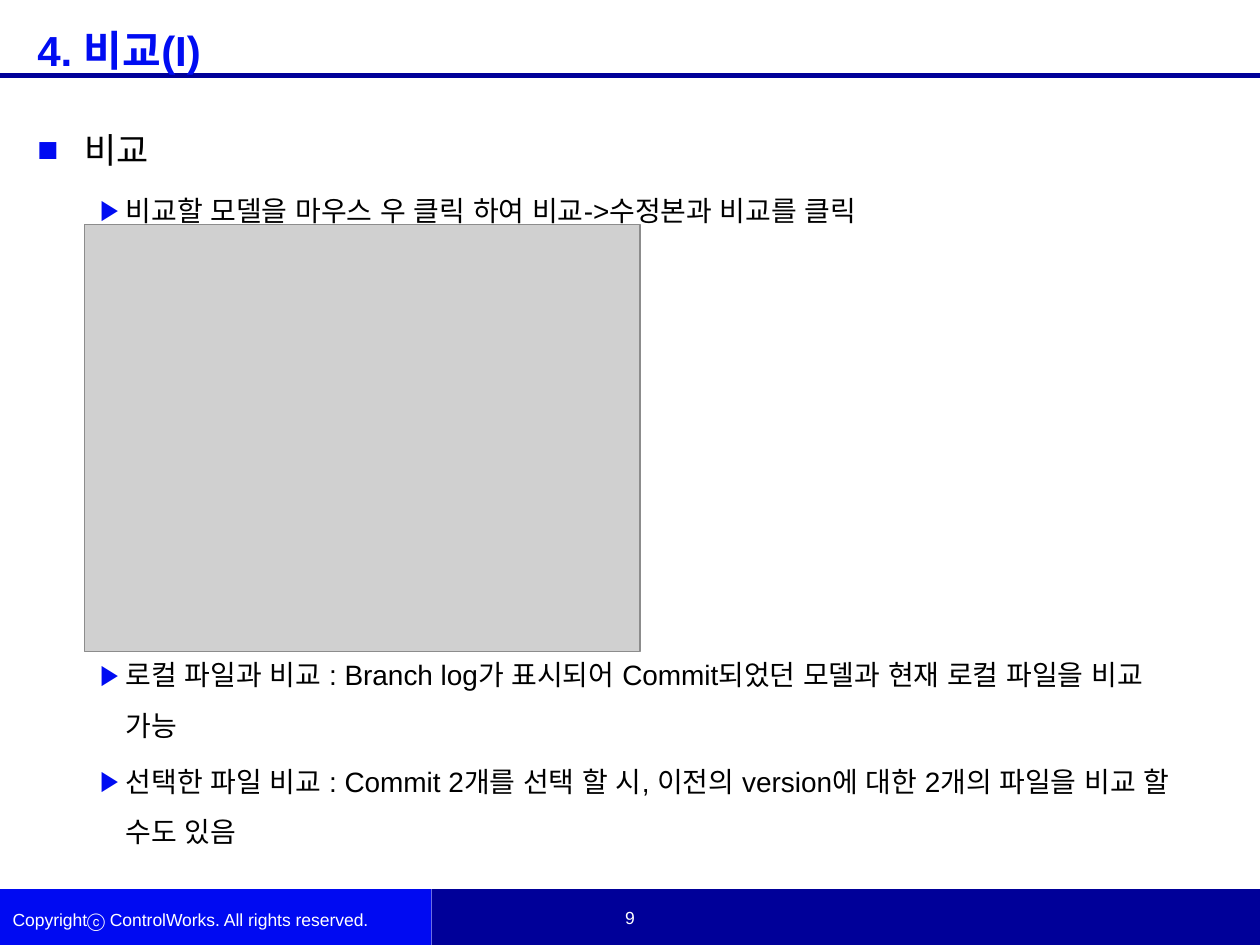
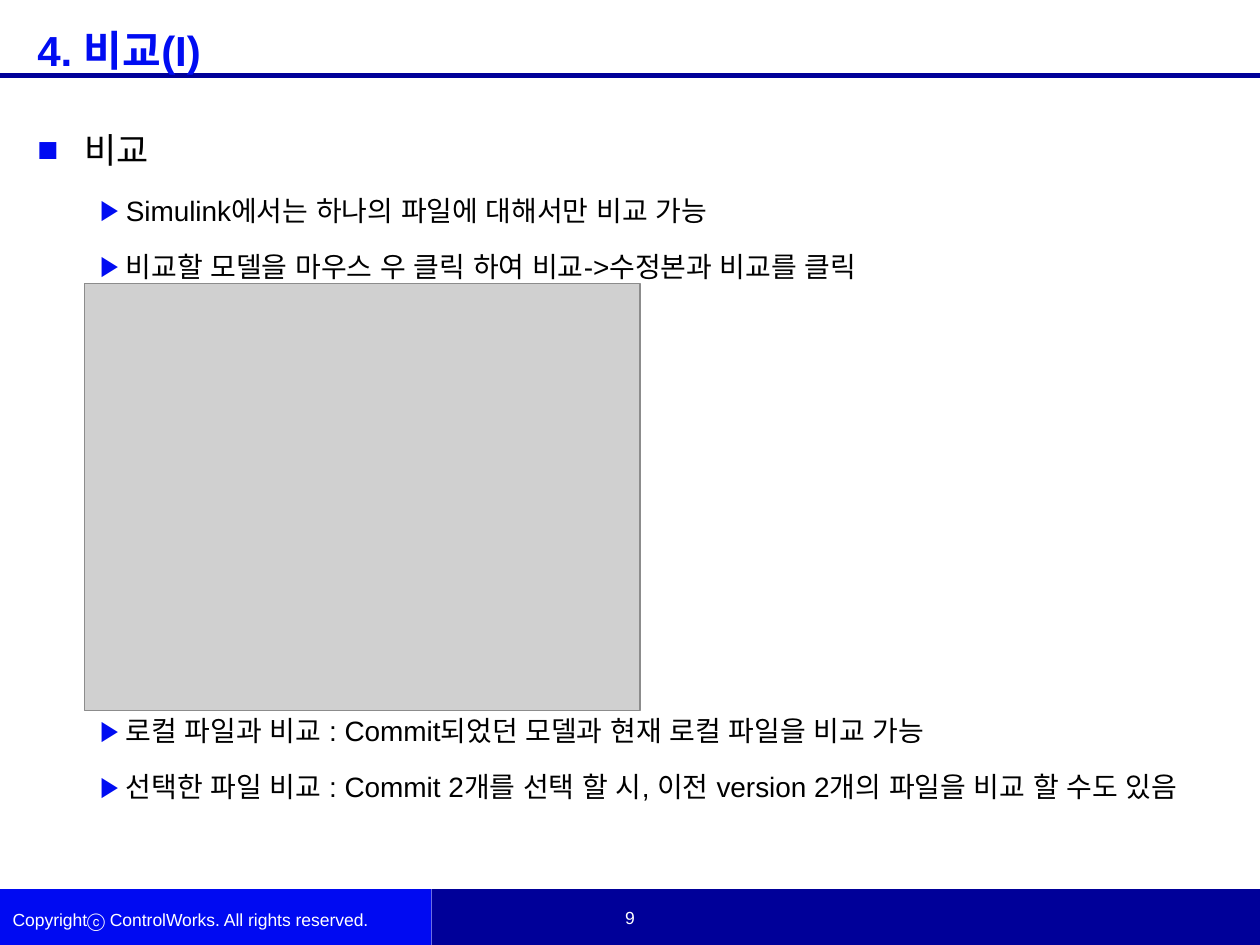
Before and after one commit to woojinKwon/kwj6355, a slide deck: slide 9 of Simulink Source Control.pptx. Drawn at 1260x945 pixels with LibreOffice and Linux fonts; fonts in the diff are those of the drawing; grey boxes stand for pictures; background and template pictures are left out. Boxes give left, top, right and bottom in pixels: in the first picture for what was removed or moved away, otherwise in the second. Text is boxed around its words. In the diff, an @@ line names an element or a change of style, - is before the commit and + after.

```diff
--- a/Simulink Source Control.pptx
+++ b/Simulink Source Control.pptx
@@ text at <box>126,198,707,224</box>: paragraph added @@
+  ▶ Simulink에서는 하나의 파일에 대해서만 비교 가능
@@ picture: place and size @@
-picture at <box>84,224,640,651</box>
+picture at <box>84,284,640,711</box>
@@ text at <box>126,718,1177,801</box>: text changed @@
-  ▶ 로컬 파일과 비교 : Branch log가 표시되어 Commit되었던 모델과 현재 로컬 파일을 비교 가능
-  ▶ 선택한 파일 비교 : Commit 2개를 선택 할 시, 이전의 version에 대한 2개의 파일을 비교 할 수도 있음
+  ▶ 로컬 파일과 비교 : Commit되었던 모델과 현재 로컬 파일을 비교 가능
+  ▶ 선택한 파일 비교 : Commit 2개를 선택 할 시, 이전 version 2개의 파일을 비교 할 수도 있음
```
Also in this commit, not shown: 12 other slides changed, 3 slides added.
